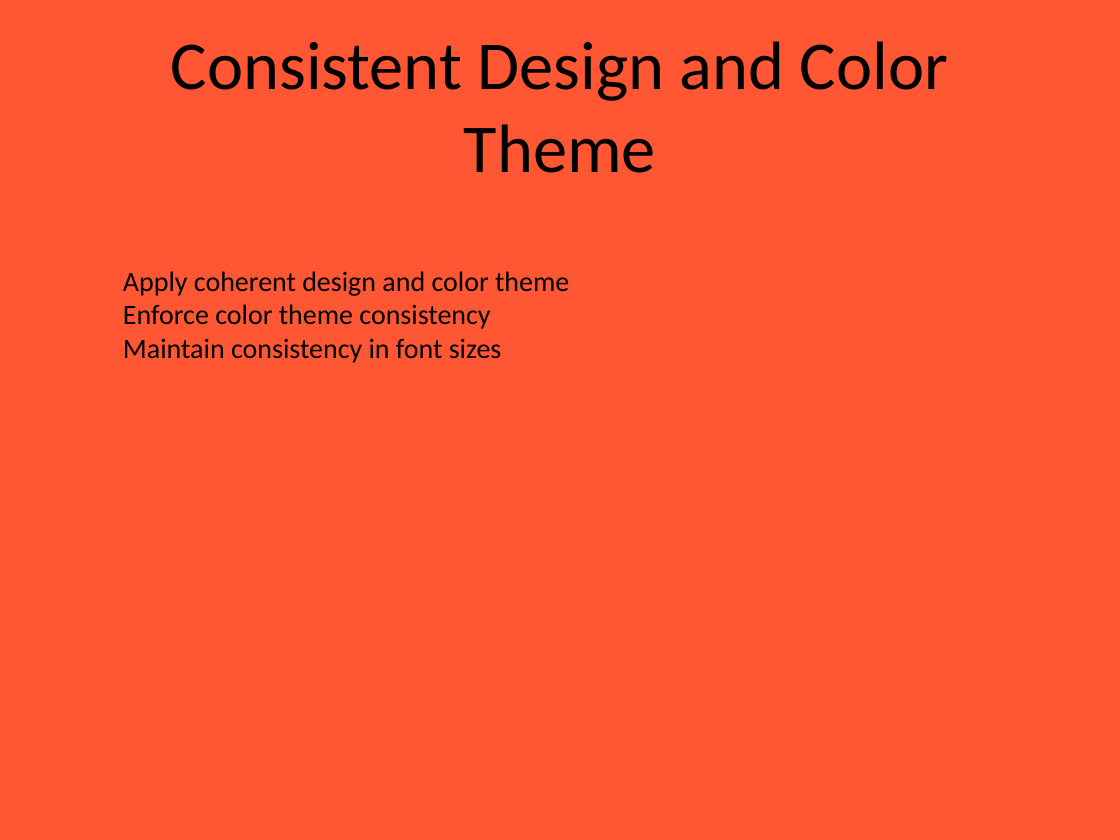
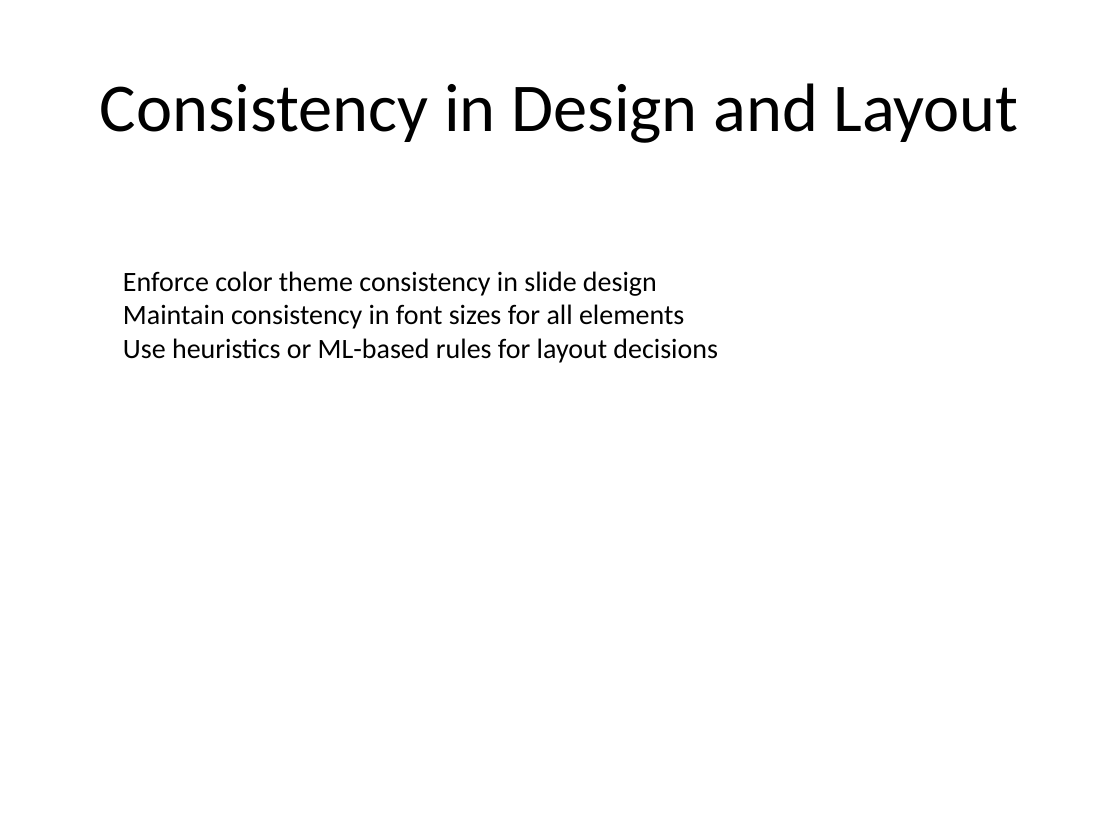
Before and after one commit to Chanyen20/slideCraft, a slide deck: slide 4 of server/uploads/SmartSlideGen.pptx (slide 3 before the commit). Drawn at 1120x840 pixels with LibreOffice and Linux fonts; fonts in the diff are those of the drawing; background and template pictures are left out. Boxes give left, top, right and bottom in pixels: in the first picture for what was removed or moved away, otherwise in the second. Text is boxed around its words. In the diff, an @@ line names an element or a change of style, - is before the commit and + after.

```diff
--- a/server/uploads/SmartSlideGen.pptx
+++ b/server/uploads/SmartSlideGen.pptx
@@ background #FF5733 to picture (left out) @@
@@ title at (100,83,1018,143): text changed @@
-Consistent Design and Color Theme
+Consistency in Design and Layout
@@ text at (123,271,718,363): text changed @@
-Apply coherent design and color theme
-Enforce color theme consistency
-Maintain consistency in font sizes
+Enforce color theme consistency in slide design
+Maintain consistency in font sizes for all elements
+Use heuristics or ML-based rules for layout decisions
```
Also in this commit, not shown: 4 other slides changed, 8 other files.
